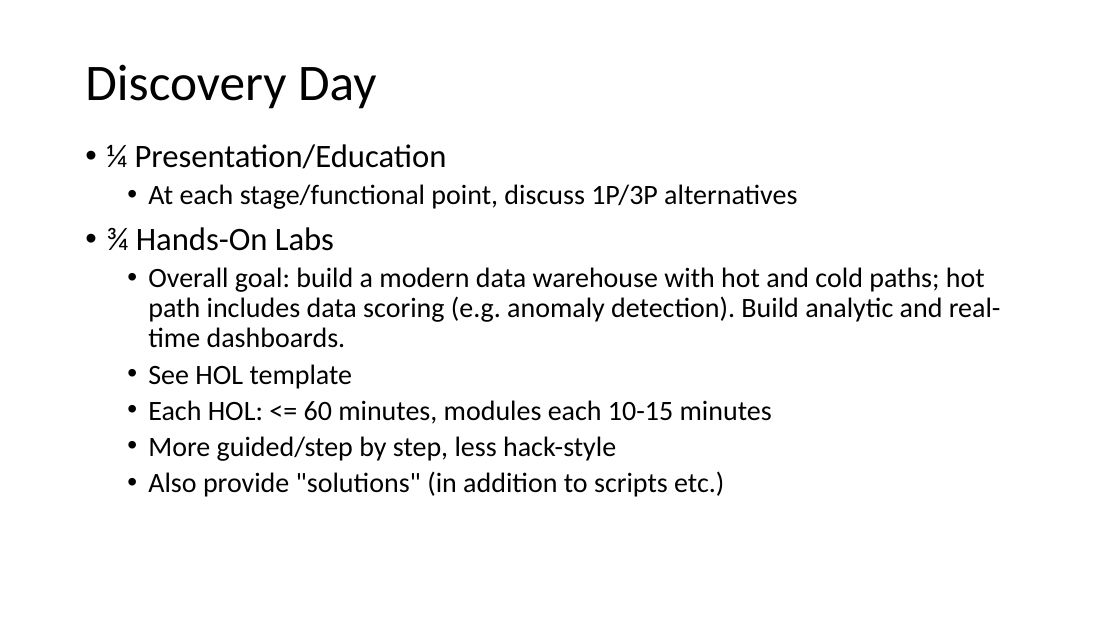
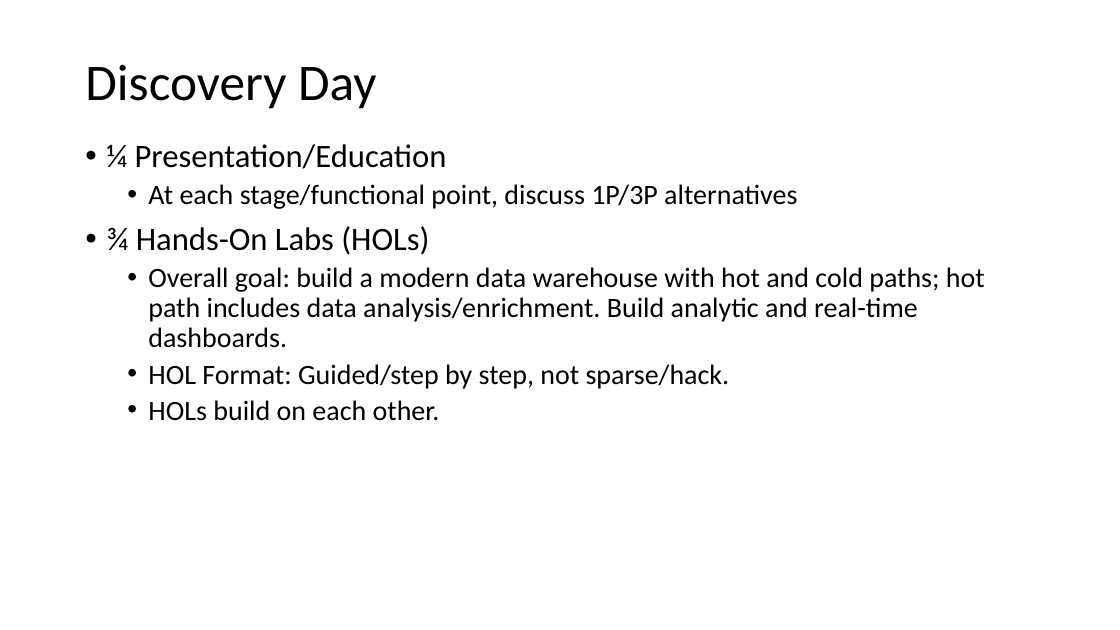
Before and after one commit to rekha-balan/azure-discoveryday2019-mdw, a slide deck: slide 1 of files/Outline.pptx. Drawn at 1120x630 pixels with LibreOffice and Linux fonts; fonts in the diff are those of the drawing. Boxes give left, top, right and bottom in pixels: in the first picture for what was removed or moved away, otherwise in the second. Text is boxed around its words. In the diff, an @@ line names an element or a change of style, - is before the commit and + after.

```diff
--- a/files/Outline.pptx
+++ b/files/Outline.pptx
@@ text at bbox=[106, 226, 985, 421]: text changed @@
-• ¾ Hands-On Labs
-  • Overall goal: build a modern data warehouse with hot and cold paths; hot path includes data scoring (e.g. anomaly detection). Build analytic and real-time dashboards.
-  • See HOL template
-  • Each HOL: <= 60 minutes, modules each 10-15 minutes
-  • More guided/step by step, less hack-style
-  • Also provide "solutions" (in addition to scripts etc.)
+• ¾ Hands-On Labs (HOLs)
+  • Overall goal: build a modern data warehouse with hot and cold paths; hot path includes data analysis/enrichment. Build analytic and real-time dashboards.
+  • HOL Format: Guided/step by step, not sparse/hack.
+  • HOLs build on each other.
```
Also in this commit, not shown: 3 other files.
